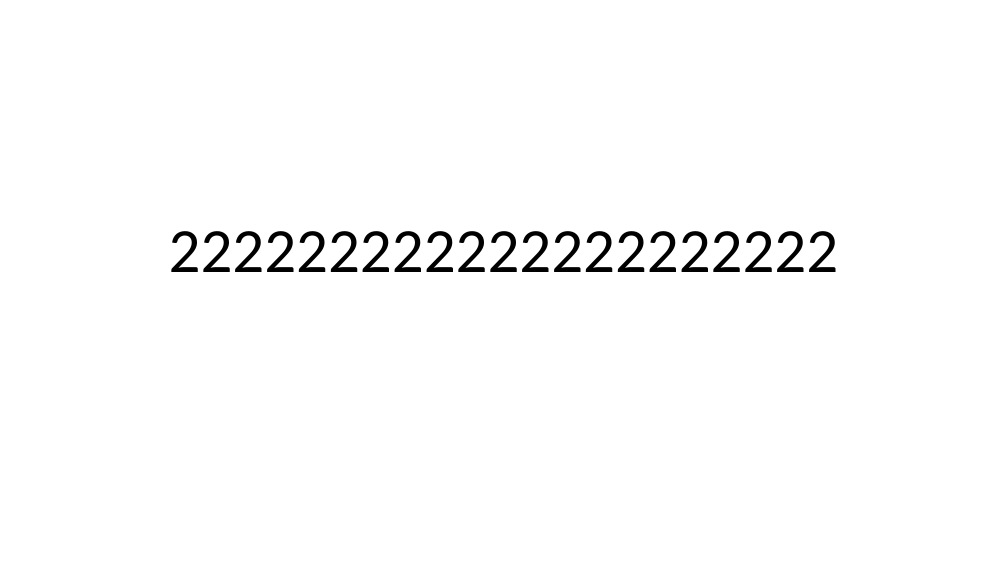
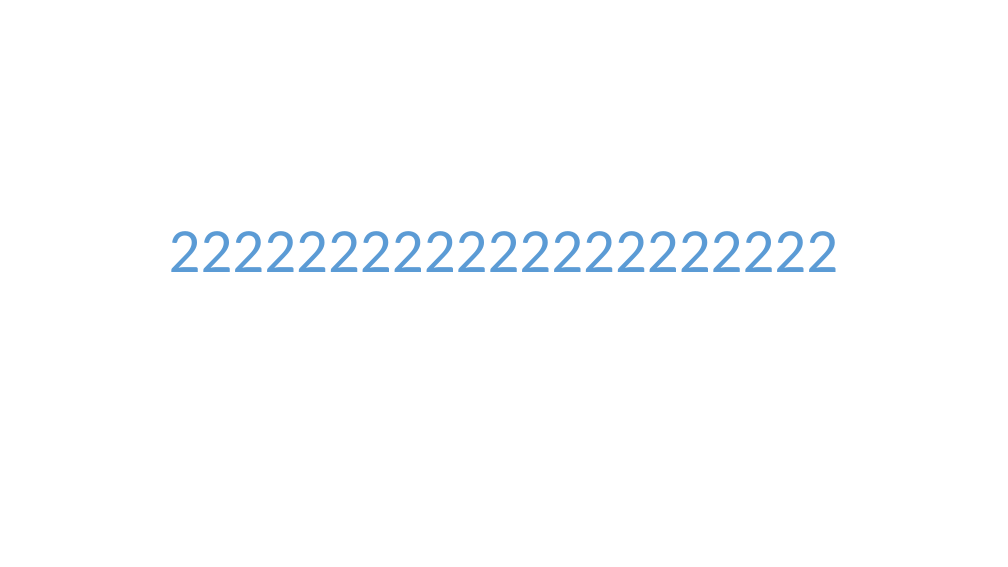
Before and after one commit to llz1990/file_viewer, a slide deck: slide 2 of example/ppt.pptx. Drawn at 1008x567 pixels with LibreOffice and Linux fonts; fonts in the diff are those of the drawing. Boxes give left, top, right and bottom in pixels: in the first picture for what was removed or moved away, otherwise in the second. Text is boxed around its words. In the diff, an @@ line names an element or a change of style, - is before the commit and + after.

```diff
--- a/example/ppt.pptx
+++ b/example/ppt.pptx
@@ title "222222222222222222222" at <box>169,231,839,272</box>: text colour #000000 to #5B9BD5 @@
```
Also in this commit, not shown: 2 other slides changed.
